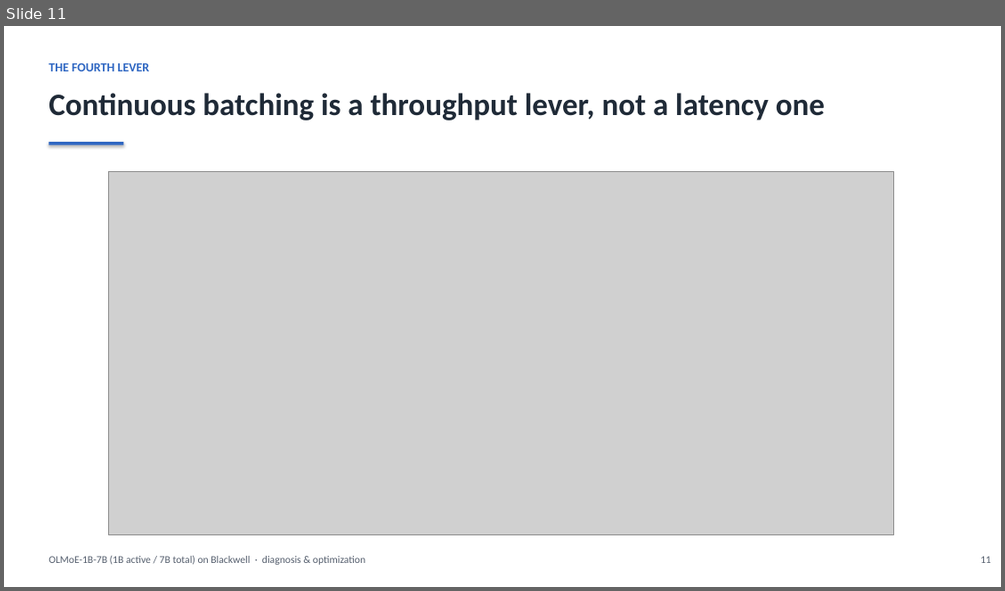
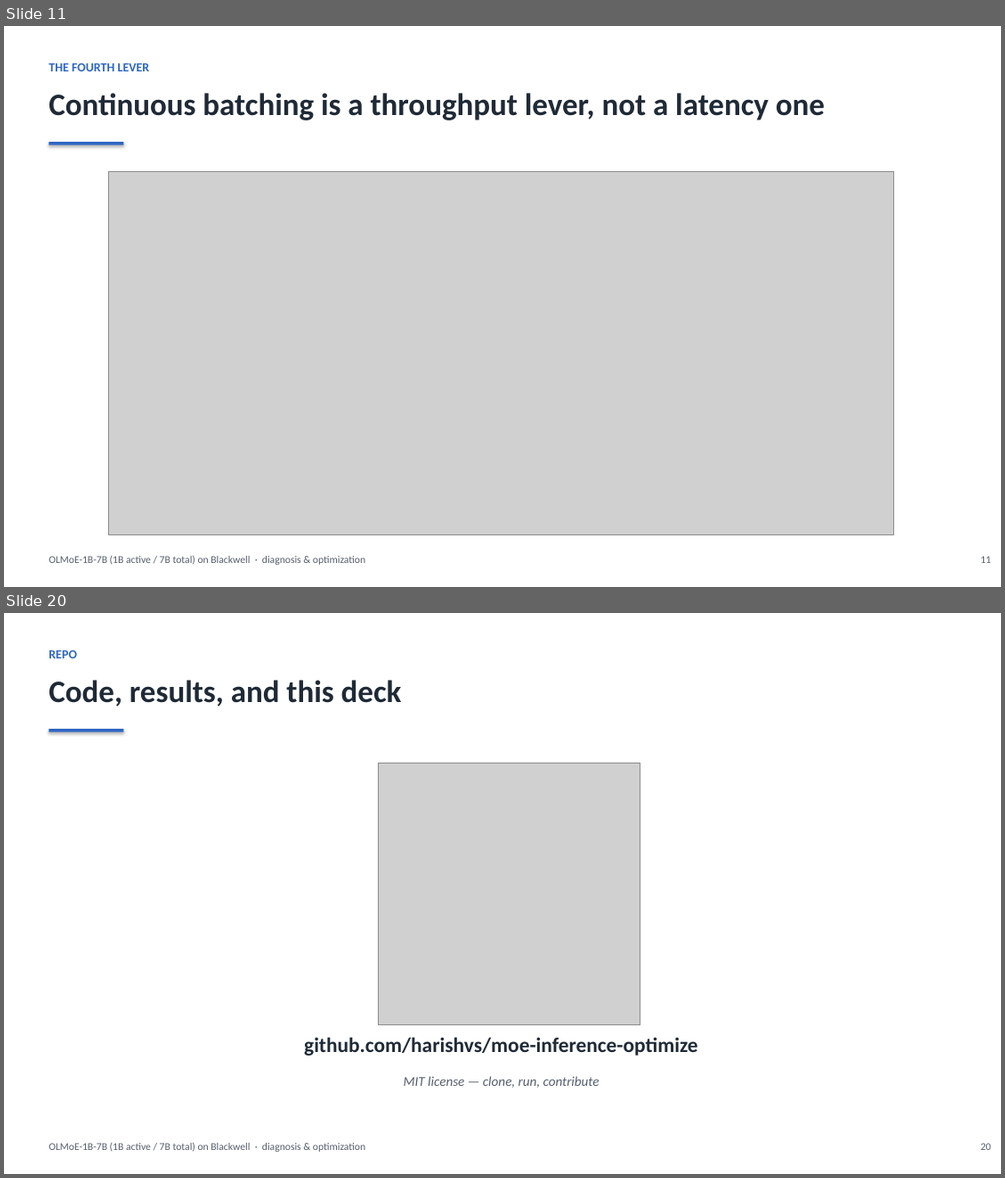
Before and after one commit to harishvs/moe-inference-optimize, a slide deck: talk/deck.pptx. Shown one above the other, each under a label of ours: slide 11 before the commit, slides 11 and 20 after it; the slides between them are not shown. The pictures are 1005x591 and 1005x1178 pixels, drawn with LibreOffice and Linux fonts; fonts in the diff are those of the drawing; grey boxes stand for pictures. Boxes give left, top, right and bottom in pixels: in the first picture for what was removed or moved away, otherwise in the second. Text is boxed around its words. In the diff, an @@ line names an element or a change of style, - is before the commit and + after.

```diff
--- a/talk/deck.pptx
+++ b/talk/deck.pptx
@@ slide 20 added at [4,613,1001,1174], background #FFFFFF @@
@@ text added at [48,650,77,658], 12 pt, text #2E66C2, bold @@
+REPO
@@ text added at [48,680,402,706], 30 pt, text #1F2A37, bold @@
+Code, results, and this deck
@@ rectangle added at [48,729,123,732], fill #2E66C2 @@
@@ picture added at [378,763,639,1024] @@
@@ text added at [304,1037,697,1055], 20 pt, text #1F2A37, bold @@
+github.com/harishvs/moe-inference-optimize
@@ text added at [404,1076,599,1087], 13 pt, text #555F6E, italic @@
+MIT license — clone, run, contribute
@@ text added at [48,1142,365,1151], 10 pt, text #555F6E @@
+OLMoE-1B-7B (1B active / 7B total) on Blackwell · diagnosis & optimization
@@ text added at [980,1143,991,1150], 10 pt, text #555F6E @@
+20
```
Also in this commit, not shown: 10 slides changed, 2 other slides added, 54 other files.
